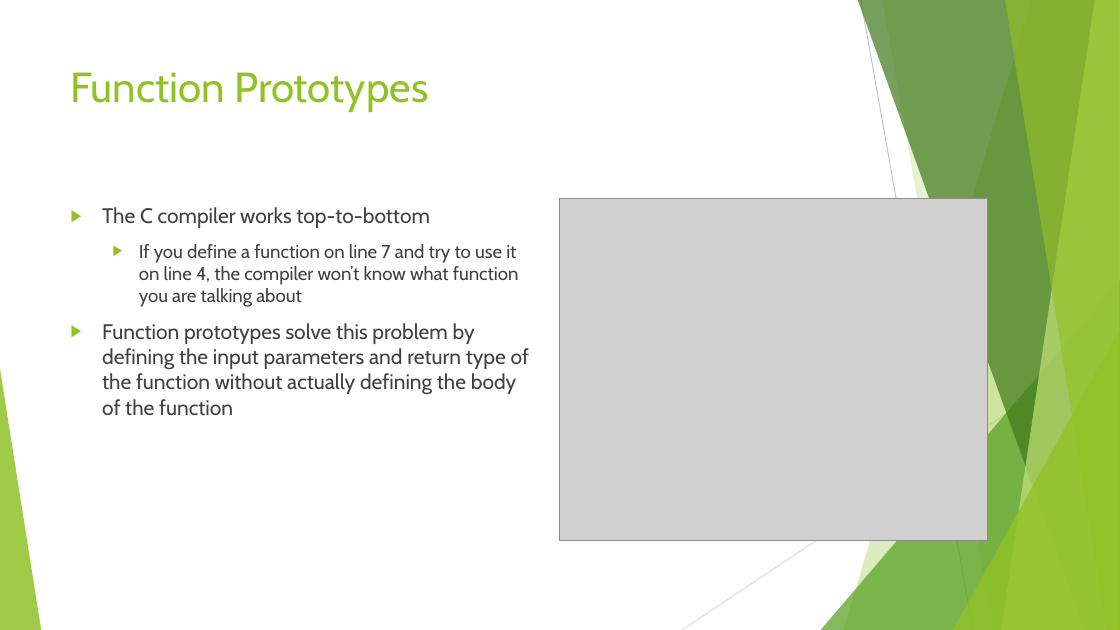
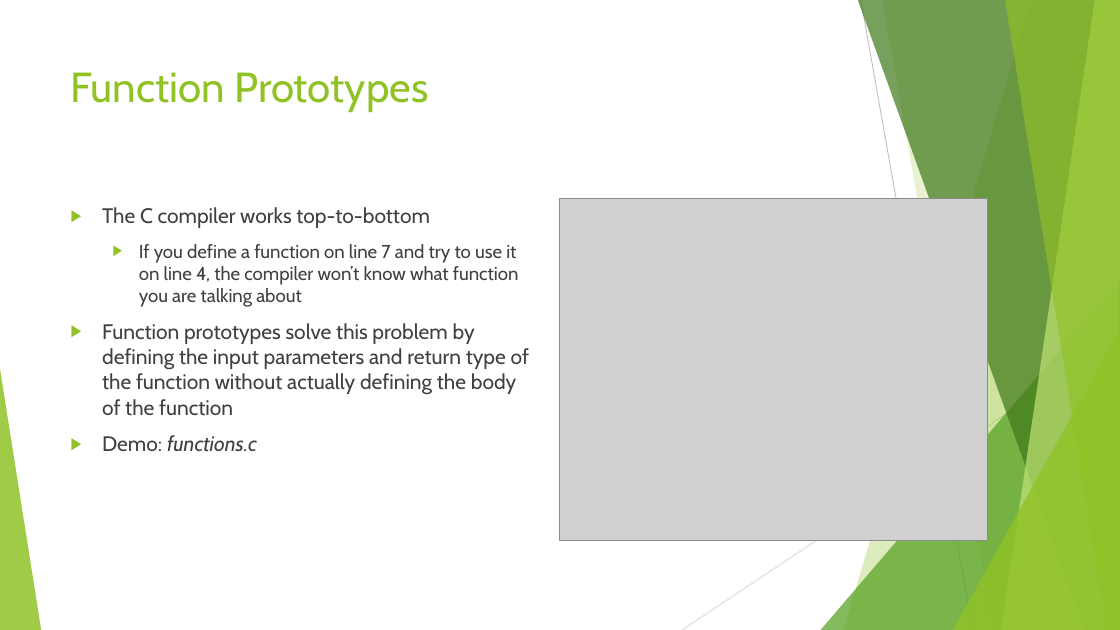
Before and after one commit to Georgia-Tech-GNC/software-onboarding, a slide deck: slide 6 of onboarding_slides/GNCSoftware01.pptx. Drawn at 1120x630 pixels with LibreOffice and Linux fonts; fonts in the diff are those of the drawing; grey boxes stand for pictures. Boxes give left, top, right and bottom in pixels: in the first picture for what was removed or moved away, otherwise in the second. Text is boxed around its words. In the diff, an @@ line names an element or a change of style, - is before the commit and + after.

```diff
--- a/onboarding_slides/GNCSoftware01.pptx
+++ b/onboarding_slides/GNCSoftware01.pptx
@@ text at [102,435,257,451]: paragraph added @@
+▶ Demo: functions.c
```
Also in this commit, not shown: 8 other slides changed, 4 other files.
